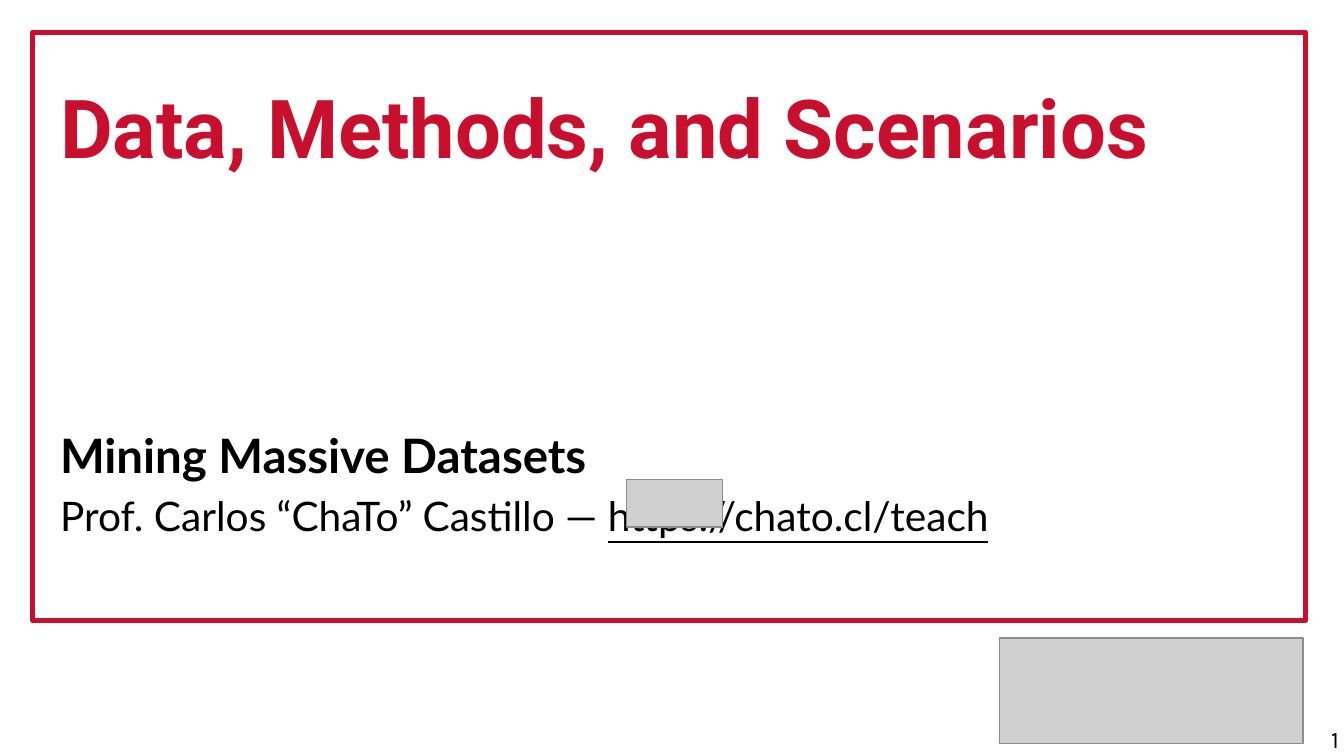
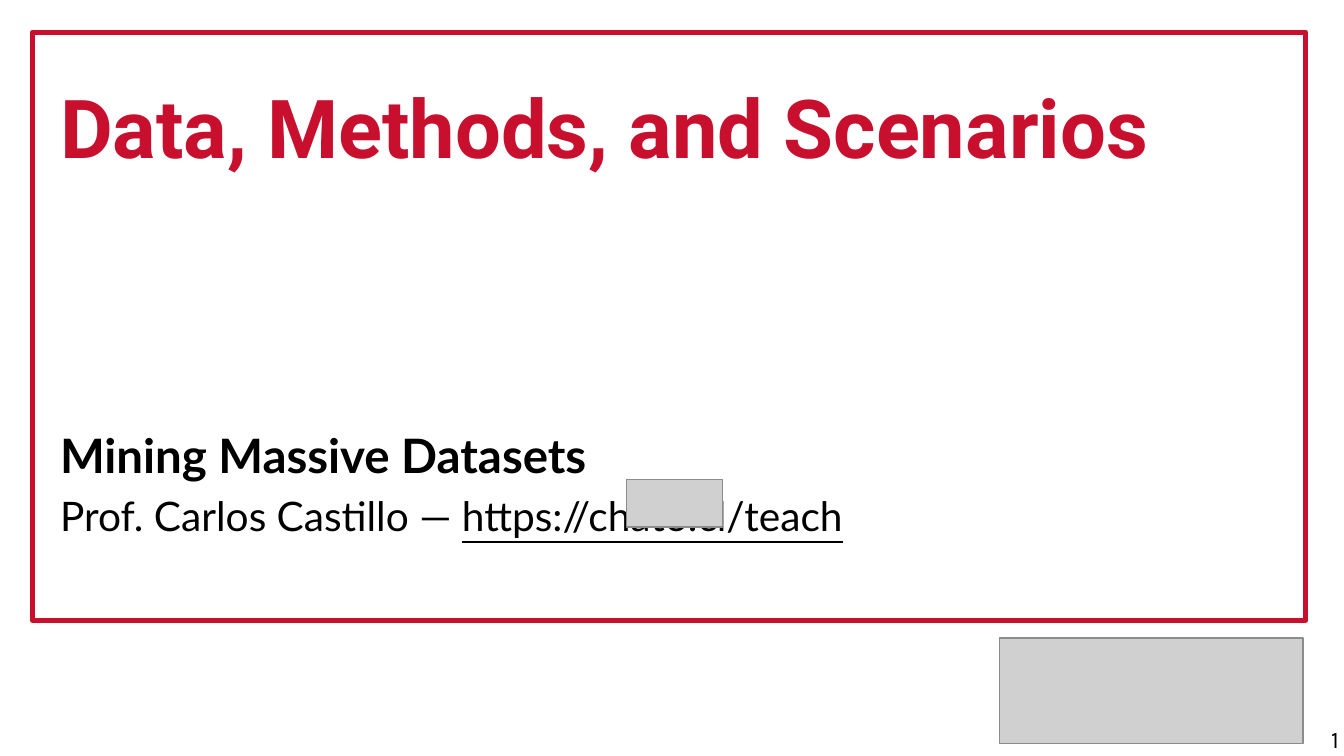
Before and after one commit to marco-calautti/data-mining-course, a slide deck: slide 1 of theory/odp/tt02_data_methods_scenarios.odp. Drawn at 1344x756 pixels with LibreOffice and Linux fonts; fonts in the diff are those of the drawing; grey boxes stand for pictures. Boxes give left, top, right and bottom in pixels: in the first picture for what was removed or moved away, otherwise in the second. Text is boxed around its words. In the diff, an @@ line names an element or a change of style, - is before the commit and + after.

```diff
--- a/theory/odp/tt02_data_methods_scenarios.odp
+++ b/theory/odp/tt02_data_methods_scenarios.odp
@@ text at [60, 495, 843, 538]: text changed @@
-Prof. Carlos “ChaTo” Castillo — https://chato.cl/teach
+Prof. Carlos Castillo — https://chato.cl/teach
```
Also in this commit, not shown: 10 other files.
